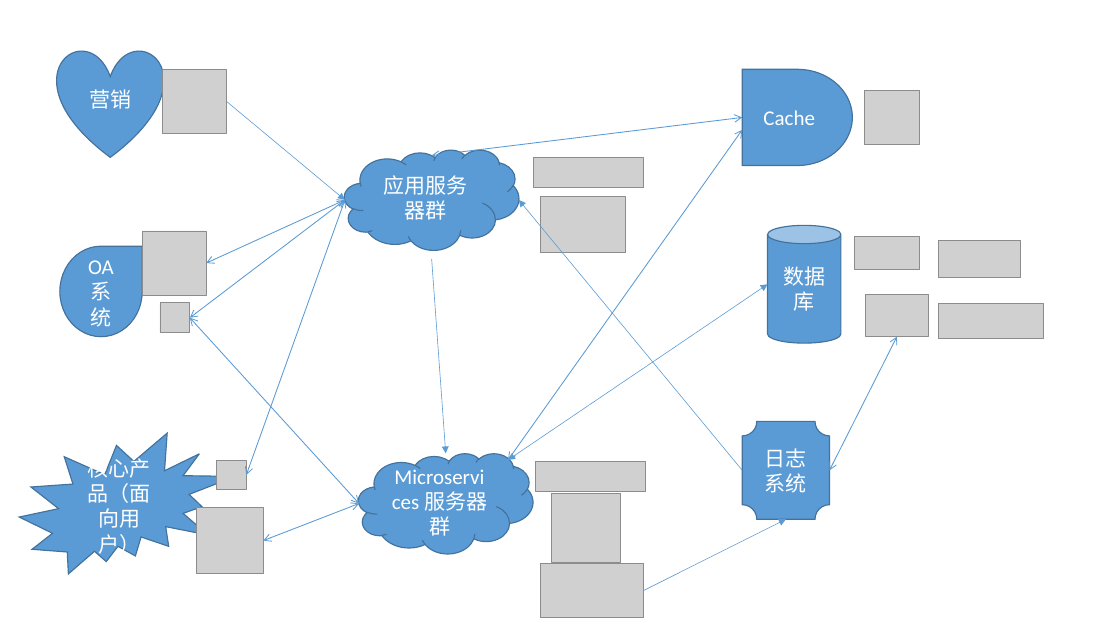
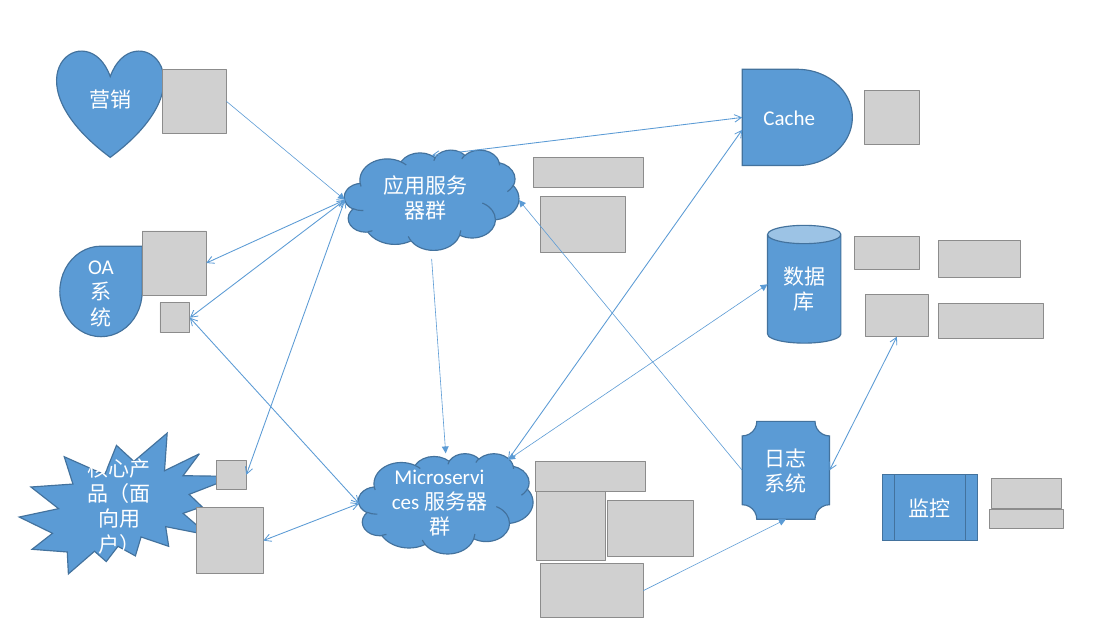
Before and after one commit to guoyu07/NotesPublic, a slide deck: slide 2 of Aario-PPT/20160913 IT - 技术选型.pptx. Drawn at 1120x630 pixels with LibreOffice and Linux fonts; fonts in the diff are those of the drawing; grey boxes stand for pictures. Boxes give left, top, right and bottom in pixels: in the first picture for what was removed or moved away, otherwise in the second. Text is boxed around its words. In the diff, an @@ line names an element or a change of style, - is before the commit and + after.

```diff
--- a/Aario-PPT/20160913 IT - 技术选型.pptx
+++ b/Aario-PPT/20160913 IT - 技术选型.pptx
@@ flow chart predefined process added at (x1=882, y1=475, x2=977, y2=540), fill #5B9BD5, outline #43739E 1 pt, 18 pt, text #FFFFFF @@
+监控
@@ picture added at (x1=991, y1=479, x2=1061, y2=508) @@
@@ picture moved from (x1=552, y1=493, x2=621, y2=562) to (x1=537, y1=492, x2=606, y2=560) @@
@@ picture added at (x1=608, y1=501, x2=694, y2=557) @@
@@ picture added at (x1=990, y1=510, x2=1064, y2=529) @@
```
Also in this commit, not shown: 2 other files.
